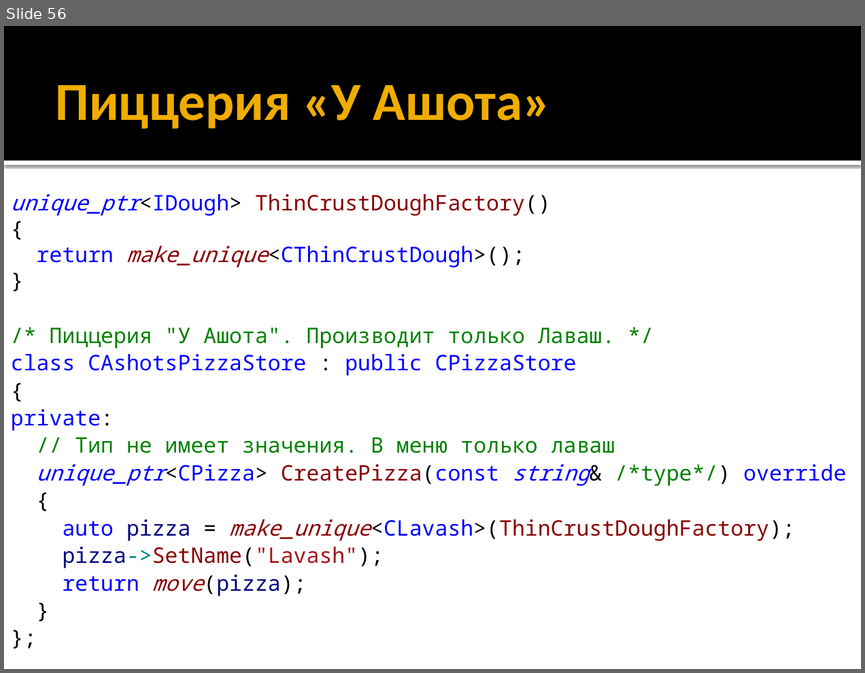
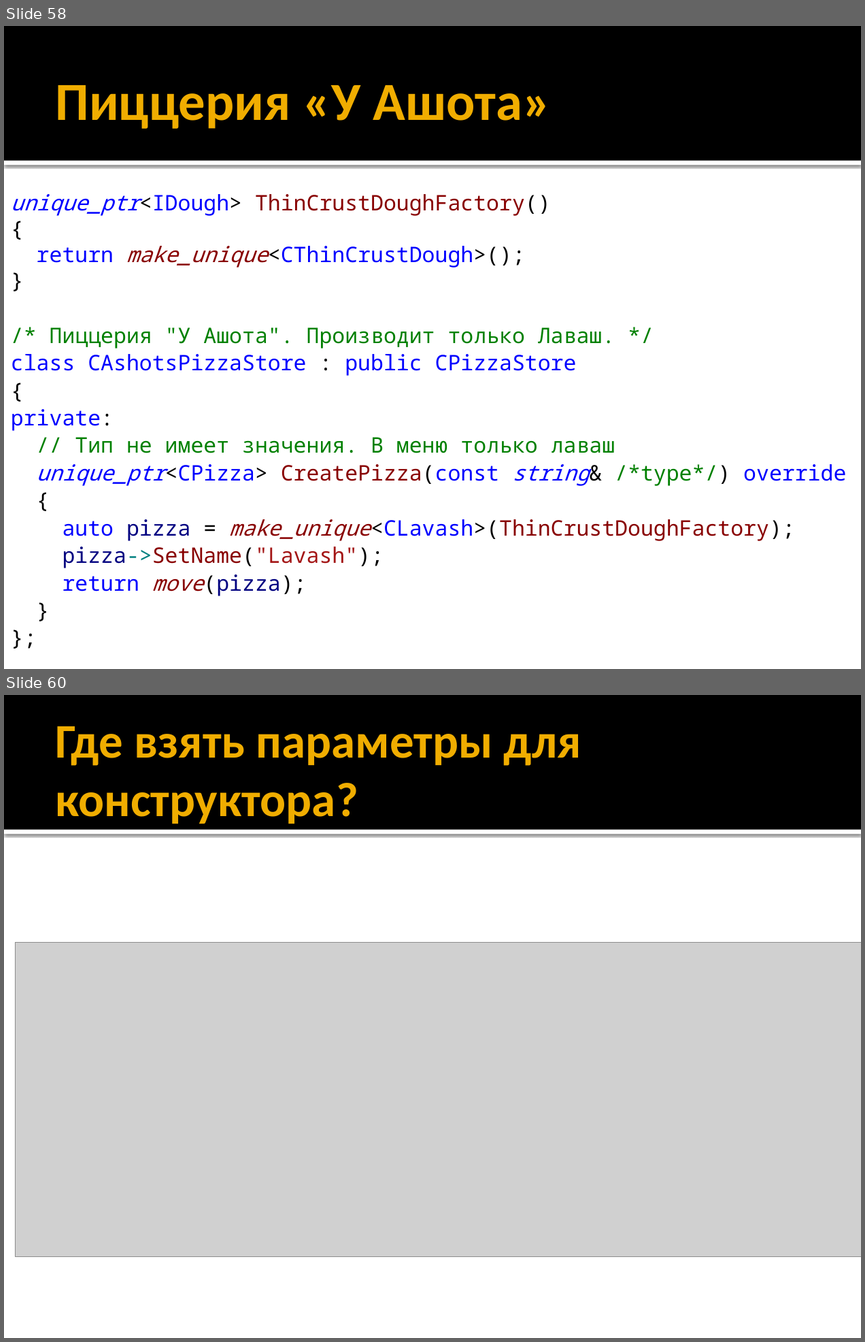
Before and after one commit to alexey-malov/ood, a slide deck: lectures/04.factory/factory.pptx. Shown one above the other, each under a label of ours: slide 56 before the commit, slides 58 and 60 after it; the slides between them are not shown. The pictures are 865x673 and 865x1342 pixels, drawn with LibreOffice and Linux fonts; fonts in the diff are those of the drawing; grey boxes stand for pictures. Boxes give left, top, right and bottom in pixels: in the first picture for what was removed or moved away, otherwise in the second. Text is boxed around its words. In the diff, an @@ line names an element or a change of style, - is before the commit and + after.

```diff
--- a/lectures/04.factory/factory.pptx
+++ b/lectures/04.factory/factory.pptx
@@ slide 60 added at [4,695,861,1338], background #FFFFFF; not listed: 2 template elements that a slide beside it also shows @@
@@ title added at [56,726,581,824], 40.5 pt, text #F0AD00, bold @@
+Где взять параметры для конструктора?
@@ picture added at [15,942,861,1256] @@
@@ what was slide 56 is now slide 58 @@
```
Also in this commit, not shown: 4 slides changed, 4 other slides added, 2 other files.
